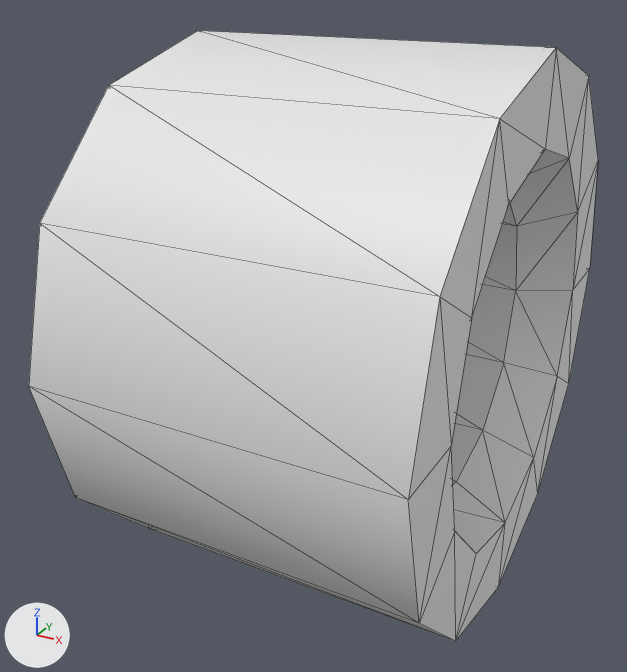
What one commit did to the glTF model app/public/models/HyperPipeStart.glb.
One viewpoint serves both versions: a 50 mm lens placed at (-44.1, -406.6, 138.8), pointed at (-195.2, -131.9, 1.4). Lighting does not change. The marker at lower left points along +X, +Y and +Z. Mesh edges are drawn as thin lines. Vertices at the same position are counted once.

Objects in the first picture: 'HyperPipeStart'.
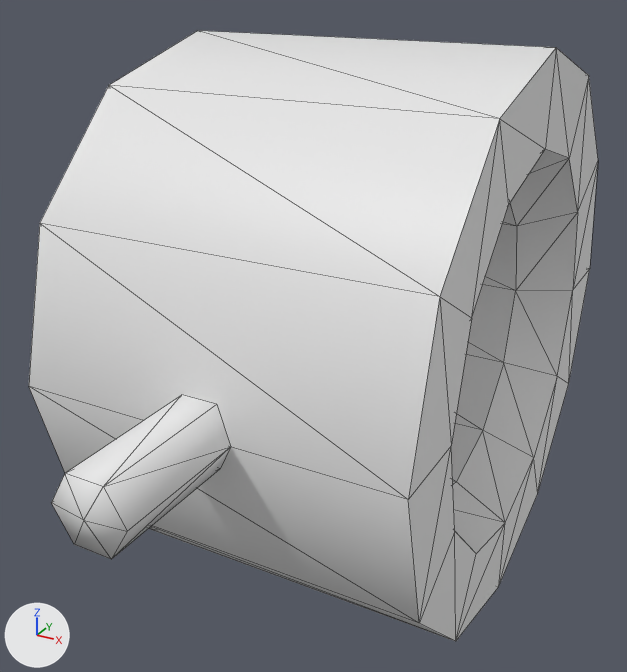
Boxes (x1, y1, x2, y2) around the edits, measured in the pictures (627 x 672 px):
```json
{"part": 1, "of": "me_hpst", "change": "added", "after": [52, 395, 231, 559]}
```

The change, as JSON lines over the scene's bpy script:
```json
{"block": "me_hpst", "where": "# used by ob_hyperpipestart; location = (0.0, 0.0, 0.0)"}
{"op": "remove", "block": "me_hpst", "code": "me_hpst.from_pydata(...)  # 72 vertices, 144 faces; spans x -263.0..-119.0, y -216.0..6.0, z -111.0..111.0"}
{"op": "add", "block": "me_hpst", "code": "me_hpst.from_pydata(...)  # 85 vertices, 162 faces; spans x -263.0..-119.0, y -266.0..6.0, z -111.0..111.0"}
{"block": "me_hpst", "change": "me_hpst part 1: a new loose piece of 13 vertices spanning x -205.0..-178.0, y -266.0..-213.0, z -12.0..12.0"}
```
